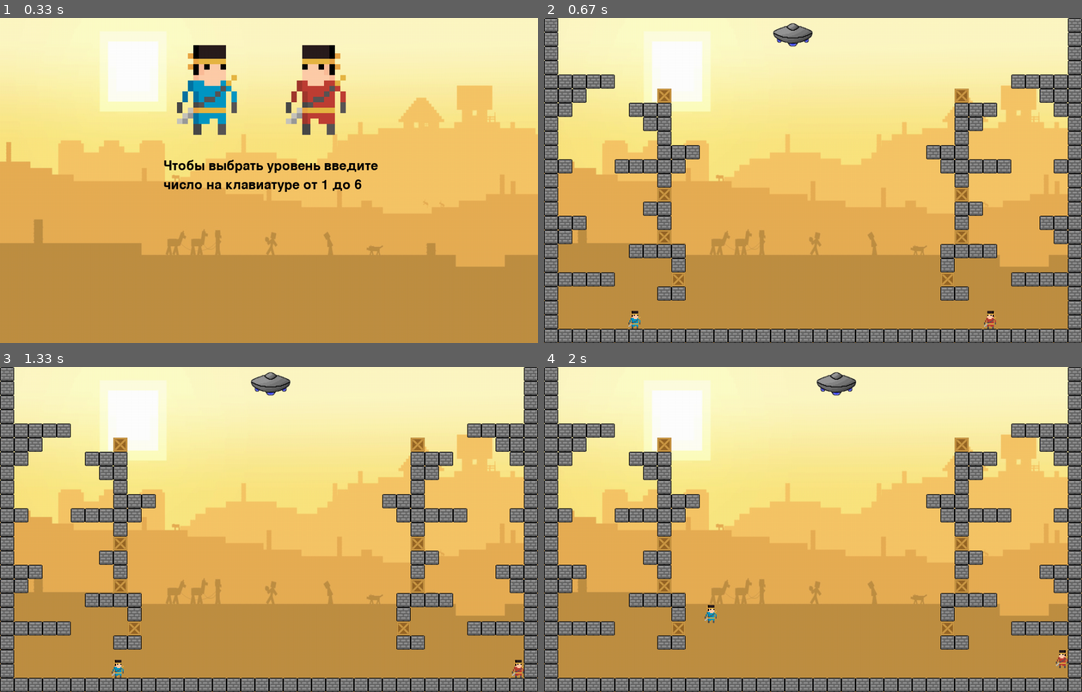
Above: before the commit, frames 1-4 (two rows, left to right).
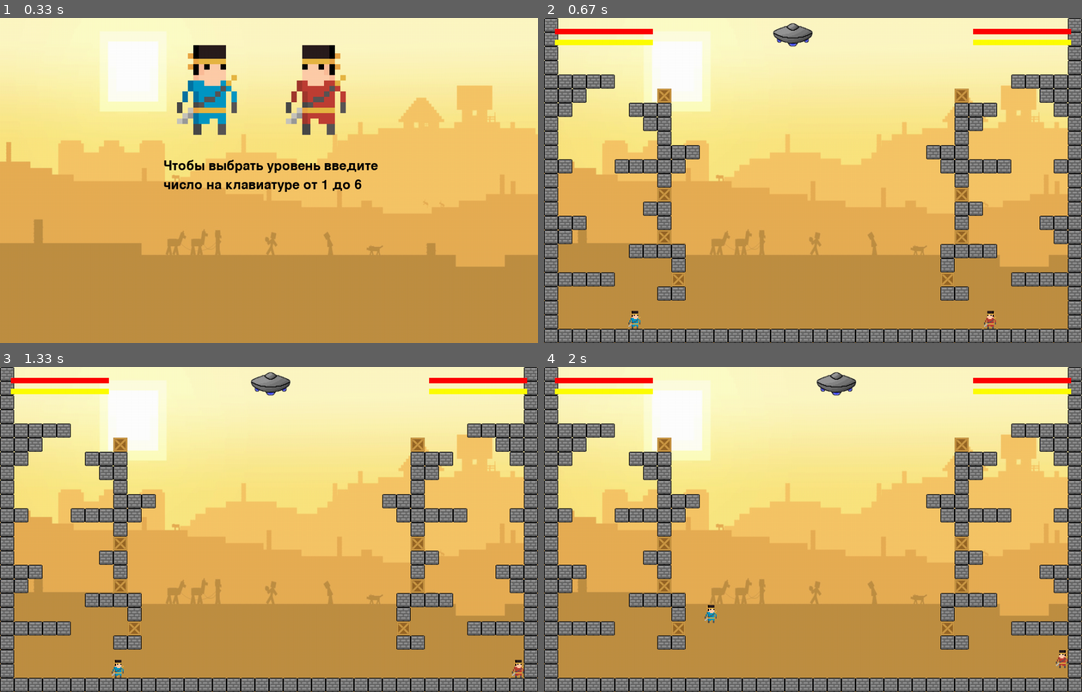
Above: after the commit, the same moments.

Repository: EgorArefev/Project_PYGame
Game: pygame game, started from main.py
Same seed, same stepped clock (60 frames per second), same inputs: the game is played once before the commit and once after it.
Inputs (mouse positions are in pixels of both pictures, inside the frame that each line leads up to):
- Up to frame 1 (0.33 s): no input
- Up to frame 2 (0.67 s): click (813, 180) at 0.38 s
- Up to frame 3 (1.33 s): hold S 0.67-1.13 s; hold Right 0.67-1.13 s; hold Right from 1.17 s (still down); hold D from 1.17 s (still down)
- Up to frame 4 (2 s): release Right at 1.63 s; release D at 1.63 s; hold Up 1.67-1.97 s; hold W 1.67-1.97 s

Frame 1 is identical in both runs. In frame 2, 1.3% of the frame differs, in the area x 2-98%, y 3-9%; in frame 3, 1.3%; in frame 4, 1.3%.

Commit message:
first_screen

Diff:
--- a/bars.py
+++ b/bars.py
@@ -5,11 +5,25 @@
     def __init__(self, color):
         super().__init__()
         self.color = color
-        self.rect = pygame.Rect(0, 0, 180, 30)
-        self.rect.x = 788 if color == "blue" else 20
+        self.rect = pygame.Rect(0, 0, 180, 10)
+        self.rect.x = 788 if color == "red" else 20
 
 
 class Health(Bar):
     def __init__(self, color):
         super().__init__(color)
-        self.rect.y = 550
+        self.rect.top = 20
+
+    def update(self, num):
+        self.image = pygame.Surface((180, 10))
+        pygame.draw.rect(self.image, "red", (0, 0, 18 * num, 30))
+
+
+class Blocks(Bar):
+    def __init__(self, color):
+        super().__init__(color)
+        self.rect.top = 40
+
+    def update(self, num):
+        self.image = pygame.Surface((180, 10))
+        pygame.draw.rect(self.image, "yellow", (0, 0, 18 * num, 30))
--- a/main.py
+++ b/main.py
@@ -175,6 +175,8 @@
 
     entities.add(hero)
     entities.add(hero_2)
+    entities.add(hero.bar)
+    entities.add(hero_2.bar)
     entities.add(gun)
 
     make_level()
@@ -197,8 +199,9 @@
                     #d = True
                 elif e.key == K_s:
                     new_l = list(map(list, level))
-                    if new_l[hero_2.rect.y // 26 + 2][hero_2.rect.x // 26] == " ":
+                    if new_l[hero_2.rect.y // 26 + 2][hero_2.rect.x // 26] == " " and hero.blocks_and_bullets > 0:
                         new_l[hero_2.rect.y // 26 + 2][hero_2.rect.x // 26] = "-"
+                        hero_2.blocks_and_bullets -= 1
                         level = list(map("".join, new_l))
                         make_level()
                 elif e.key == K_UP:
@@ -210,8 +213,9 @@
                 elif e.key == K_DOWN:
                     new_l = list(map(list, level))
                     try:
-                        if new_l[hero.rect.y // 26 + 2][hero.rect.x // 26] == " ":
+                        if new_l[hero.rect.y // 26 + 2][hero.rect.x // 26] == " " and hero.blocks_and_bullets > 0:
                             new_l[hero.rect.y // 26 + 2][hero.rect.x // 26] = "-"
+                            hero.blocks_and_bullets -= 1
                             level = list(map("".join, new_l))
                             make_level()
                     except:
@@ -256,6 +260,9 @@
             print(f"Выиграл {heroes.sprites()[0].color}")
             return heroes.sprites()[0].color
         entities.draw(screen)
+        for h in [hero, hero_2]:
+            for bar in h.bar.sprites():
+                screen.blit(bar.image, (bar.rect.x, bar.rect.y))
 
         pygame.display.update()
         clock.tick(60)
--- a/player.py
+++ b/player.py
@@ -1,6 +1,7 @@
 from pygame import *
 import pyganim
 import os
+from bars import *
 
 MOVE_SPEED = 5
 WIDTH = 22
@@ -47,6 +48,10 @@
             self.anim_stay = ANIMATION_STAY_2
 
         super().__init__()
+        self.health_bar = Health(self.color)
+        self.block_bar = Blocks(self.color)
+        self.bar = sprite.Group(self.health_bar, self.block_bar)
+
         self.blocks_and_bullets = 10
         self.health = 10
         self.xvel = 0
@@ -84,6 +89,8 @@
         self.boltAnimJump.play()
 
     def update(self, platforms):
+        self.health_bar.update(self.health)
+        self.block_bar.update(self.blocks_and_bullets)
         if self.rect.top > 700:
             self.kill()
             return
